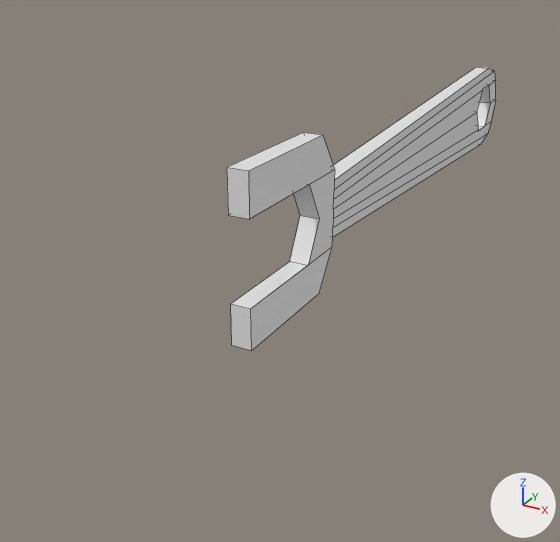
The Blender file assets/schraubenschluessel/schraubenschluessel.blend as it was, and as the next commit left it.
Rendered twice from a 50 mm lens placed at (3.92, -7.27, 3.14), pointed at (-0.86, 1.43, -1.21). The axes (+X, +Y, +Z) are drawn at lower right. The lights are the same throughout. Mesh edges are drawn as thin lines.
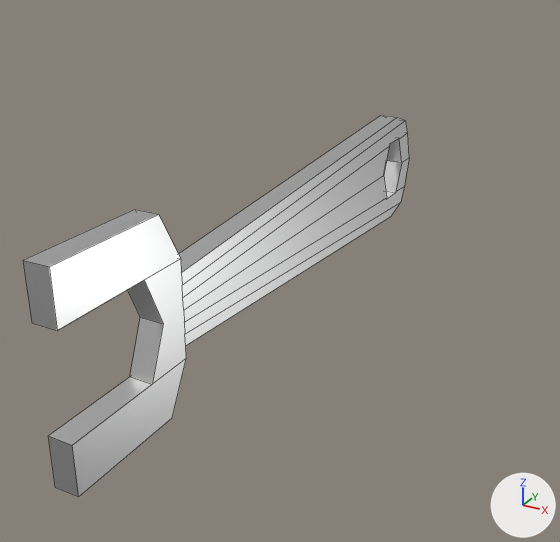
Boxes [x1, y1, x2, y2] around the edits, measured in the pictures (560 x 542 px):
'Cube', recoloured, moved, rescaled (43% wider, 34% taller): before [227, 67, 496, 351]; after [23, 115, 409, 497]

What the commit changed:
Material 'wrench_metall' (mat_wrench_metall) is new.
Its base color is (0.8, 0.8, 0.8) (white #e7e7e7).
Its metallic is 1.0.
Its roughness is 0.4.
me_cube_001 has 70 vertices, 48 faces and spans x -1.0..1.0, y -1.0..8.7, z -1.0..1.0.
me_cube_001 now uses material mat_wrench_metall (white #e7e7e7).
Object 'Cube' (ob_cube) moves from (0.0, 0.0, 0.0) to (0.0, -2.93, 0.0).
Object 'Cube' (ob_cube) is rescaled from (0.125, 1.0, 1.0) to (0.125, 0.76, 1.0).
